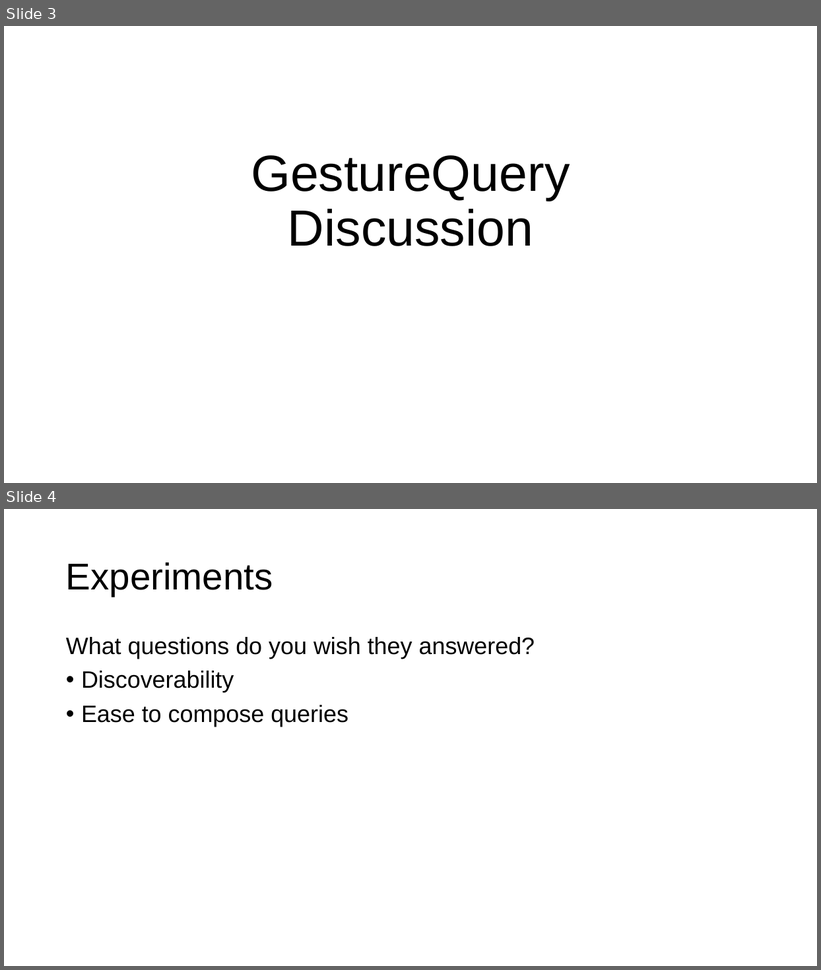
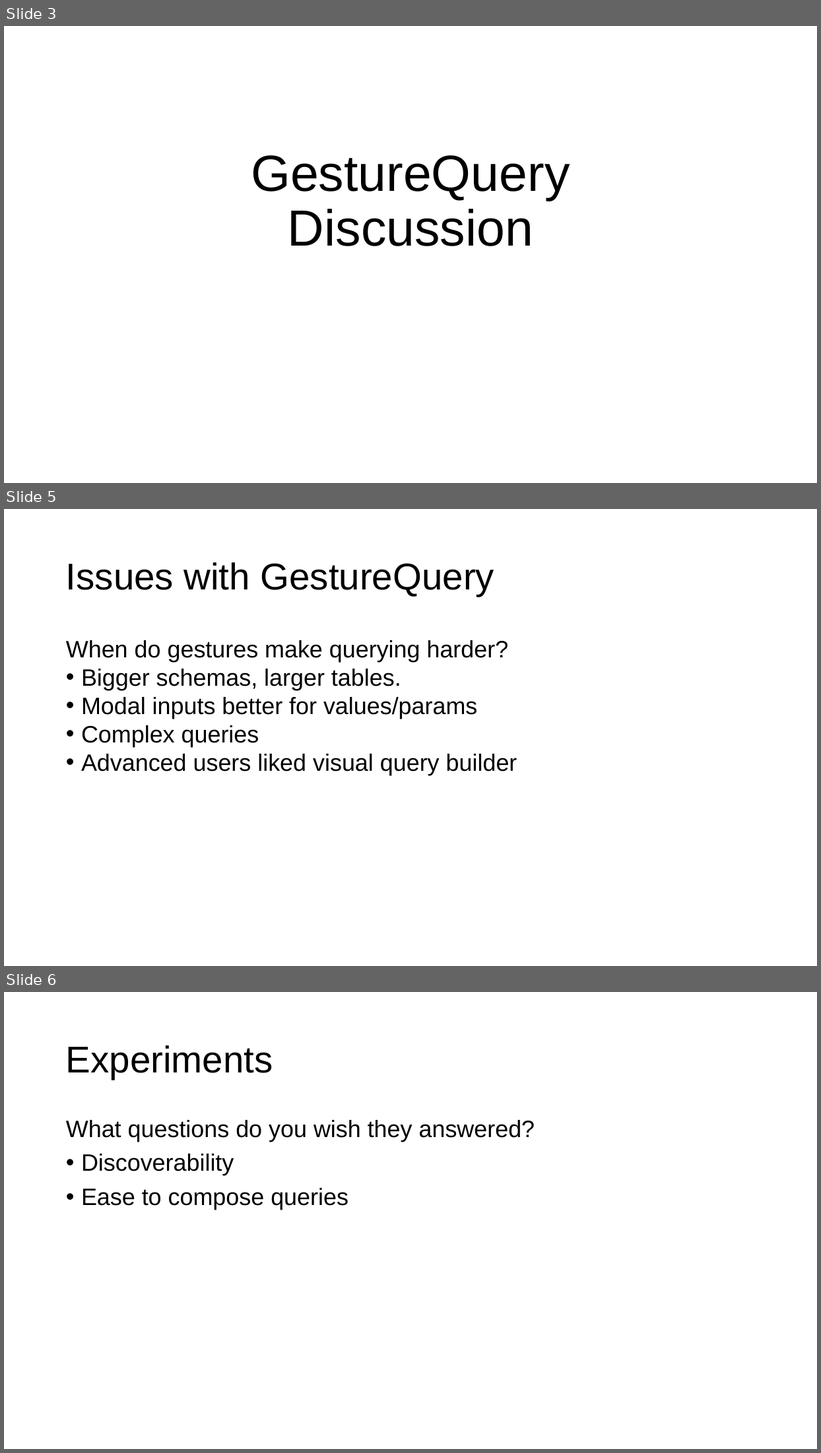
Before and after one commit to columbiaviz/columbiaviz.github.io, a slide deck: 2020s_w6998/lecs/08_modalities.pptx. Shown one above the other, each under a label of ours: slides 3 and 4 before the commit, slides 3, 5 and 6 after it; the slides between them are not shown. The pictures are 821x970 and 821x1453 pixels, drawn with LibreOffice and Linux fonts; fonts in the diff are those of the drawing. Boxes give left, top, right and bottom in pixels: in the first picture for what was removed or moved away, otherwise in the second. Text is boxed around its words. In the diff, an @@ line names an element or a change of style, - is before the commit and + after.

```diff
--- a/2020s_w6998/lecs/08_modalities.pptx
+++ b/2020s_w6998/lecs/08_modalities.pptx
@@ slide 5 added at bbox=[4, 509, 817, 966], background #FFFFFF @@
@@ title added at bbox=[66, 562, 494, 596], 44 pt, text #000000 @@
+Issues with GestureQuery
@@ text added at bbox=[66, 640, 517, 776], 28 pt, text #000000 @@
+When do gestures make querying harder?
+• Bigger schemas, larger tables.
+• Modal inputs better for values/params
+• Complex queries
+• Advanced users liked visual query builder
@@ what was slide 4 is now slide 6 @@
```
Also in this commit, not shown: 1 slide changed, 2 other slides added.
